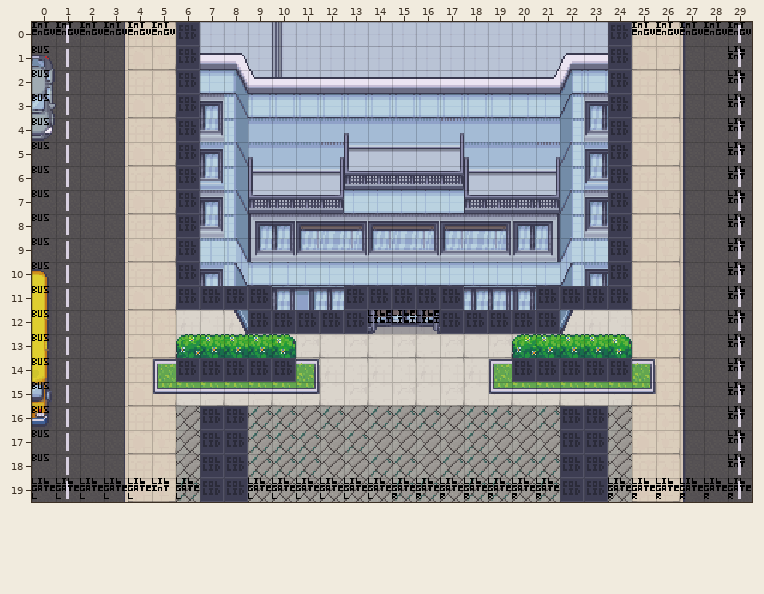
Two states of a Tiled map, assets/tilemaps/library_exterior.tmx. Above, as it was before the edit.
Cells are 16x16 px. Shown: x 0..29, y 0..19. Not drawn, because the pictures are missing: unchanged layer "圖塊層 5".
Now the later version:
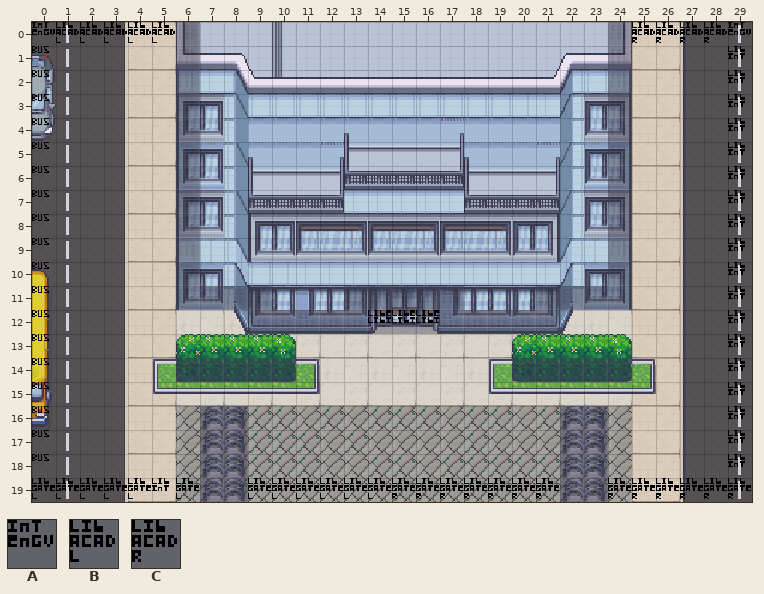
Key: from "event_tileset": A 43 "MAP", B 60 "MAP", C 61 "MAP".
_ is an empty cell.
Change:
layer "collision" opacity 100% -> 50%
Layer "obj":
Tile A becomes tile B in row 0 at x 1 to 5.
Tile A becomes tile C in row 0 at x 25 to 28.
